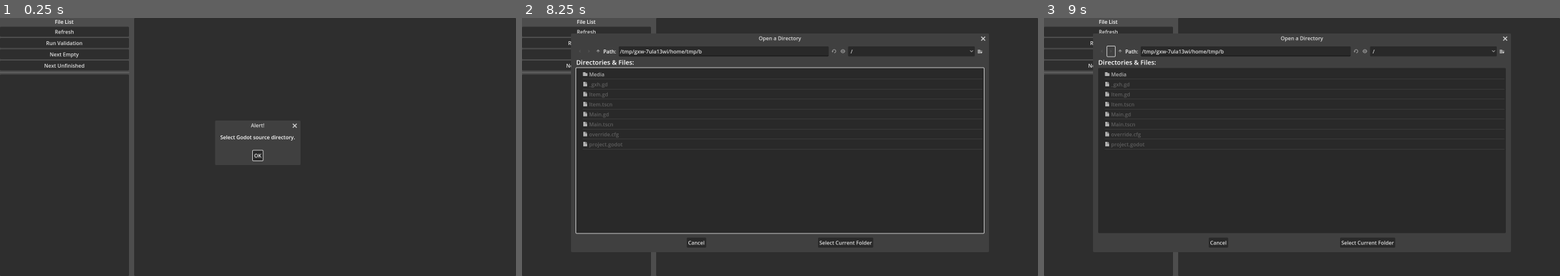
Above: before the commit, frames 1-3 (left to right).
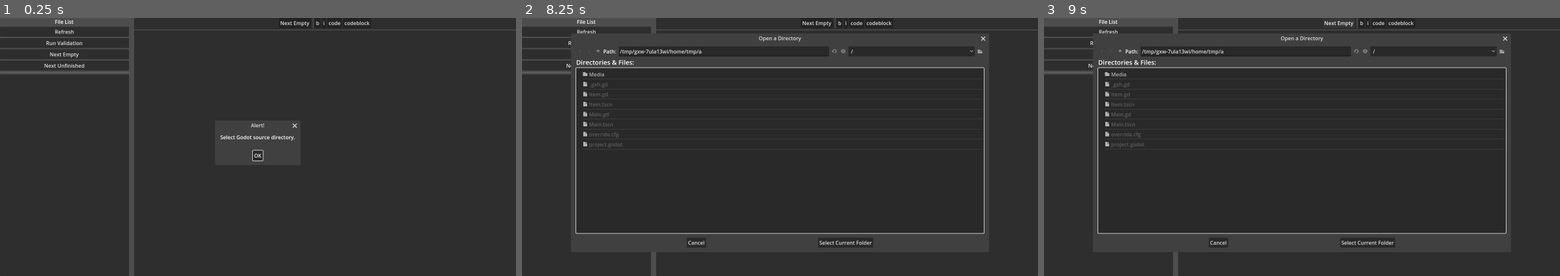
Above: after the commit, the same moments.

Repository: KoBeWi/Godot-Documentation-Editor
Game: Godot game, scene res://Main.tscn
Same seed, same stepped clock (60 frames per second), same inputs: the game is played once before the commit and once after it.
Inputs (mouse positions are in pixels of both pictures, inside the frame that each line leads up to):
- Up to frame 1 (0.25 s): no input
- Up to frame 2 (8.25 s): click "Refresh" at 0.5 s; click "Run Validation" at 1.25 s; click "Next Empty" (after the commit: "b") at 2 s; click "Next Unfinished" (after the commit: "i") at 2.75 s; click "Run Validation" (after the commit: "code") at 3.5 s; click (878, 23) at 4.25 s, where only the run after the commit has a clickable "codeblock"; click "Next Empty" at 5 s; click "Next Empty" at 5.75 s; click "Next Unfinished" at 6.5 s; click "Next Unfinished" at 7.25 s; click "OK" at 8 s
- Up to frame 3 (9 s): click "Next Empty" at 8.75 s

The runs differ from the first frame. In frame 1, 0.3% of the frame differs, in the area x 26-100%, y 0-5%; in frame 2, 0.3%; in frame 3, 1.3%, in the area x 10-100%, y 0-84%.

Commit message:
Move toolbar out of scroll

Diff:
--- a/Main.tscn
+++ b/Main.tscn
@@ -76,19 +76,79 @@
 offset_bottom = 800.0
 size_flags_horizontal = 3
 
-[node name="Contentainer" type="ScrollContainer" parent="PanelContainer"]
-unique_name_in_owner = true
+[node name="VBoxContainer" type="VBoxContainer" parent="PanelContainer"]
 layout_mode = 2
 offset_right = 1184.0
 offset_bottom = 800.0
+
+[node name="HBoxContainer" type="HBoxContainer" parent="PanelContainer/VBoxContainer"]
+layout_mode = 2
+offset_right = 1184.0
+offset_bottom = 31.0
+alignment = 1
+
+[node name="Button" type="Button" parent="PanelContainer/VBoxContainer/HBoxContainer"]
+layout_mode = 2
+offset_left = 449.0
+offset_right = 548.0
+offset_bottom = 31.0
+text = "Next Empty"
+
+[node name="VSeparator" type="VSeparator" parent="PanelContainer/VBoxContainer/HBoxContainer"]
+layout_mode = 2
+offset_left = 552.0
+offset_right = 556.0
+offset_bottom = 31.0
+
+[node name="Button2" type="Button" parent="PanelContainer/VBoxContainer/HBoxContainer"]
+layout_mode = 2
+offset_left = 560.0
+offset_right = 578.0
+offset_bottom = 31.0
+text = "b"
+
+[node name="Button3" type="Button" parent="PanelContainer/VBoxContainer/HBoxContainer"]
+layout_mode = 2
+offset_left = 582.0
+offset_right = 595.0
+offset_bottom = 31.0
+text = "i"
+
+[node name="Button4" type="Button" parent="PanelContainer/VBoxContainer/HBoxContainer"]
+layout_mode = 2
+offset_left = 599.0
+offset_right = 644.0
+offset_bottom = 31.0
+text = "code"
+
+[node name="Button5" type="Button" parent="PanelContainer/VBoxContainer/HBoxContainer"]
+layout_mode = 2
+offset_left = 648.0
+offset_right = 735.0
+offset_bottom = 31.0
+text = "codeblock"
+
+[node name="HSeparator" type="HSeparator" parent="PanelContainer/VBoxContainer"]
+layout_mode = 2
+offset_top = 35.0
+offset_right = 1184.0
+offset_bottom = 39.0
+
+[node name="Contentainer" type="ScrollContainer" parent="PanelContainer/VBoxContainer"]
+unique_name_in_owner = true
+layout_mode = 2
+offset_top = 43.0
+offset_right = 1184.0
+offset_bottom = 800.0
 size_flags_horizontal = 3
+size_flags_vertical = 3
 follow_focus = true
 vertical_scroll_mode = 2
 
-[node name="MarginContainer" type="MarginContainer" parent="PanelContainer/Contentainer"]
+[node name="MarginContainer" type="MarginContainer" parent="PanelContainer/VBoxContainer/Contentainer"]
 layout_mode = 2
 offset_right = 1176.0
-offset_bottom = 800.0
+offset_bottom = 757.0
 size_flags_horizontal = 3
 size_flags_vertical = 3
 theme_override_constants/margin_left = 4
@@ -96,15 +156,15 @@
 theme_override_constants/margin_right = 4
 theme_override_constants/margin_bottom = 4
 
-[node name="VBoxContainer" type="VBoxContainer" parent="PanelContainer/Contentainer/MarginContainer"]
+[node name="VBoxContainer" type="VBoxContainer" parent="PanelContainer/VBoxContainer/Contentainer/MarginContainer"]
 layout_mode = 2
 offset_left = 4.0
 offset_top = 4.0
 offset_right = 1172.0
-offset_bottom = 796.0
+offset_bottom = 753.0
 size_flags_horizontal = 3
 
-[node name="Title" type="Label" parent="PanelContainer/Contentainer/MarginContainer/VBoxContainer"]
+[node name="Title" type="Label" parent="PanelContainer/VBoxContainer/Contentainer/MarginContainer/VBoxContainer"]
 unique_name_in_owner = true
 layout_mode = 2
 offset_right = 1168.0
@@ -113,7 +173,7 @@
 text = "Class Name"
 horizontal_alignment = 1
 
-[node name="Label2" type="Label" parent="PanelContainer/Contentainer/MarginContainer/VBoxContainer"]
+[node name="Label2" type="Label" parent="PanelContainer/VBoxContainer/Contentainer/MarginContainer/VBoxContainer"]
 layout_mode = 2
 offset_top = 49.0
 offset_right = 1168.0
@@ -122,14 +182,14 @@
 text = "Brief Description"
 horizontal_alignment = 1
 
-[node name="BriefDescription" parent="PanelContainer/Contentainer/MarginContainer/VBoxContainer" instance=ExtResource("2_qkmer")]
+[node name="BriefDescription" parent="PanelContainer/VBoxContainer/Contentainer/MarginContainer/VBoxContainer" instance=ExtResource("2_qkmer")]
 unique_name_in_owner = true
 layout_mode = 2
 offset_top = 90.0
 offset_right = 1168.0
 offset_bottom = 152.0
 
-[node name="Label3" type="Label" parent="PanelContainer/Contentainer/MarginContainer/VBoxContainer"]
+[node name="Label3" type="Label" parent="PanelContainer/VBoxContainer/Contentainer/MarginContainer/VBoxContainer"]
 layout_mode = 2
 offset_top = 156.0
 offset_right = 1168.0
@@ -138,14 +198,14 @@
 text = "Description"
 horizontal_alignment = 1
 
-[node name="Description" parent="PanelContainer/Contentainer/MarginContainer/VBoxContainer" instance=ExtResource("2_qkmer")]
+[node name="Description" parent="PanelContainer/VBoxContainer/Contentainer/MarginContainer/VBoxContainer" instance=ExtResource("2_qkmer")]
 unique_name_in_owner = true
 layout_mode = 2
 offset_top = 197.0
 offset_right = 1168.0
 offset_bottom = 259.0
 
-[node name="Label4" type="Label" parent="PanelContainer/Contentainer/MarginContainer/VBoxContainer"]
+[node name="Label4" type="Label" parent="PanelContainer/VBoxContainer/Contentainer/MarginContainer/VBoxContainer"]
 layout_mode = 2
 offset_top = 263.0
 offset_right = 1168.0
@@ -154,202 +214,154 @@
 text = "Tutorials"
 horizontal_alignment = 1
 
-[node name="Tutorials" type="VBoxContainer" parent="PanelContainer/Contentainer/MarginContainer/VBoxContainer"]
+[node name="Tutorials" type="VBoxContainer" parent="PanelContainer/VBoxContainer/Contentainer/MarginContainer/VBoxContainer"]
 unique_name_in_owner = true
 layout_mode = 2
 offset_top = 304.0
 offset_right = 1168.0
 offset_bottom = 304.0
 
-[node name="HSeparator" type="HSeparator" parent="PanelContainer/Contentainer/MarginContainer/VBoxContainer"]
+[node name="HSeparator" type="HSeparator" parent="PanelContainer/VBoxContainer/Contentainer/MarginContainer/VBoxContainer"]
 layout_mode = 2
 offset_top = 308.0
 offset_right = 1168.0
 offset_bottom = 312.0
 
-[node name="HBoxContainer" type="HBoxContainer" parent="PanelContainer/Contentainer/MarginContainer/VBoxContainer"]
-layout_mode = 2
+[node name="Control" type="Control" parent="PanelContainer/VBoxContainer/Contentainer/MarginContainer/VBoxContainer"]
+custom_minimum_size = Vector2i(0, 20)
+layout_mode = 2
+anchors_preset = 0
 offset_top = 316.0
 offset_right = 1168.0
-offset_bottom = 347.0
-alignment = 1
-
-[node name="Button" type="Button" parent="PanelContainer/Contentainer/MarginContainer/VBoxContainer/HBoxContainer"]
-layout_mode = 2
-offset_left = 441.0
-offset_right = 540.0
-offset_bottom = 31.0
-text = "Next Empty"
-
-[node name="VSeparator" type="VSeparator" parent="PanelContainer/Contentainer/MarginContainer/VBoxContainer/HBoxContainer"]
-layout_mode = 2
-offset_left = 544.0
-offset_right = 548.0
-offset_bottom = 31.0
-
-[node name="Button2" type="Button" parent="PanelContainer/Contentainer/MarginContainer/VBoxContainer/HBoxContainer"]
-layout_mode = 2
-offset_left = 552.0
-offset_right = 570.0
-offset_bottom = 31.0
-text = "b"
-
-[node name="Button3" type="Button" parent="PanelContainer/Contentainer/MarginContainer/VBoxContainer/HBoxContainer"]
-layout_mode = 2
-offset_left = 574.0
-offset_right = 587.0
-offset_bottom = 31.0
-text = "i"
-
-[node name="Button4" type="Button" parent="PanelContainer/Contentainer/MarginContainer/VBoxContainer/HBoxContainer"]
-layout_mode = 2
-offset_left = 591.0
-offset_right = 636.0
-offset_bottom = 31.0
-text = "code"
-
-[node name="Button5" type="Button" parent="PanelContainer/Contentainer/MarginContainer/VBoxContainer/HBoxContainer"]
-layout_mode = 2
-offset_left = 640.0
-offset_right = 727.0
-offset_bottom = 31.0
-text = "codeblock"
-
-[node name="Control" type="Control" parent="PanelContainer/Contentainer/MarginContainer/VBoxContainer"]
-custom_minimum_size = Vector2i(0, 20)
-layout_mode = 2
-anchors_preset = 0
-offset_top = 351.0
-offset_right = 1168.0
-offset_bottom = 371.0
-
-[node name="Label11" type="Label" parent="PanelContainer/Contentainer/MarginContainer/VBoxContainer"]
-layout_mode = 2
-offset_top = 375.0
-offset_right = 1168.0
-offset_bottom = 412.0
+offset_bottom = 336.0
+
+[node name="Label11" type="Label" parent="PanelContainer/VBoxContainer/Contentainer/MarginContainer/VBoxContainer"]
+layout_mode = 2
+offset_top = 340.0
+offset_right = 1168.0
+offset_bottom = 377.0
 theme_override_font_sizes/font_size = 24
 text = "Constructors"
 horizontal_alignment = 1
 
-[node name="Constructors" type="VBoxContainer" parent="PanelContainer/Contentainer/MarginContainer/VBoxContainer"]
-unique_name_in_owner = true
-layout_mode = 2
-offset_top = 416.0
-offset_right = 1168.0
-offset_bottom = 416.0
-
-[node name="Label10" type="Label" parent="PanelContainer/Contentainer/MarginContainer/VBoxContainer"]
-layout_mode = 2
-offset_top = 420.0
-offset_right = 1168.0
-offset_bottom = 457.0
+[node name="Constructors" type="VBoxContainer" parent="PanelContainer/VBoxContainer/Contentainer/MarginContainer/VBoxContainer"]
+unique_name_in_owner = true
+layout_mode = 2
+offset_top = 381.0
+offset_right = 1168.0
+offset_bottom = 381.0
+
+[node name="Label10" type="Label" parent="PanelContainer/VBoxContainer/Contentainer/MarginContainer/VBoxContainer"]
+layout_mode = 2
+offset_top = 385.0
+offset_right = 1168.0
+offset_bottom = 422.0
 theme_override_font_sizes/font_size = 24
 text = "Operators"
 horizontal_alignment = 1
 
-[node name="Operators" type="VBoxContainer" parent="PanelContainer/Contentainer/MarginContainer/VBoxContainer"]
-unique_name_in_owner = true
-layout_mode = 2
-offset_top = 461.0
-offset_right = 1168.0
-offset_bottom = 461.0
-
-[node name="Label9" type="Label" parent="PanelContainer/Contentainer/MarginContainer/VBoxContainer"]
-layout_mode = 2
-offset_top = 465.0
-offset_right = 1168.0
-offset_bottom = 502.0
+[node name="Operators" type="VBoxContainer" parent="PanelContainer/VBoxContainer/Contentainer/MarginContainer/VBoxContainer"]
+unique_name_in_owner = true
+layout_mode = 2
+offset_top = 426.0
+offset_right = 1168.0
+offset_bottom = 426.0
+
+[node name="Label9" type="Label" parent="PanelContainer/VBoxContainer/Contentainer/MarginContainer/VBoxContainer"]
+layout_mode = 2
+offset_top = 430.0
+offset_right = 1168.0
+offset_bottom = 467.0
 theme_override_font_sizes/font_size = 24
 text = "Methods"
 horizontal_alignment = 1
 
-[node name="Methods" type="VBoxContainer" parent="PanelContainer/Contentainer/MarginContainer/VBoxContainer"]
-unique_name_in_owner = true
-layout_mode = 2
-offset_top = 506.0
-offset_right = 1168.0
-offset_bottom = 506.0
-
-[node name="Label5" type="Label" parent="PanelContainer/Contentainer/MarginContainer/VBoxContainer"]
-layout_mode = 2
-offset_top = 510.0
-offset_right = 1168.0
-offset_bottom = 547.0
+[node name="Methods" type="VBoxContainer" parent="PanelContainer/VBoxContainer/Contentainer/MarginContainer/VBoxContainer"]
+unique_name_in_owner = true
+layout_mode = 2
+offset_top = 471.0
+offset_right = 1168.0
+offset_bottom = 471.0
+
+[node name="Label5" type="Label" parent="PanelContainer/VBoxContainer/Contentainer/MarginContainer/VBoxContainer"]
+layout_mode = 2
+offset_top = 475.0
+offset_right = 1168.0
+offset_bottom = 512.0
 theme_override_font_sizes/font_size = 24
 text = "Members"
 horizontal_alignment = 1
 
-[node name="Members" type="VBoxContainer" parent="PanelContainer/Contentainer/MarginContainer/VBoxContainer"]
-unique_name_in_owner = true
-layout_mode = 2
-offset_top = 551.0
-offset_right = 1168.0
-offset_bottom = 551.0
-
-[node name="Label7" type="Label" parent="PanelContainer/Contentainer/MarginContainer/VBoxContainer"]
-layout_mode = 2
-offset_top = 555.0
-offset_right = 1168.0
-offset_bottom = 592.0
+[node name="Members" type="VBoxContainer" parent="PanelContainer/VBoxContainer/Contentainer/MarginContainer/VBoxContainer"]
+unique_name_in_owner = true
+layout_mode = 2
+offset_top = 516.0
+offset_right = 1168.0
+offset_bottom = 516.0
+
+[node name="Label7" type="Label" parent="PanelContainer/VBoxContainer/Contentainer/MarginContainer/VBoxContainer"]
+layout_mode = 2
+offset_top = 520.0
+offset_right = 1168.0
+offset_bottom = 557.0
 theme_override_font_sizes/font_size = 24
 text = "Signals"
 horizontal_alignment = 1
 
-[node name="Signals" type="VBoxContainer" parent="PanelContainer/Contentainer/MarginContainer/VBoxContainer"]
-unique_name_in_owner = true
-layout_mode = 2
-offset_top = 596.0
-offset_right = 1168.0
-offset_bottom = 596.0
-
-[node name="Label6" type="Label" parent="PanelContainer/Contentainer/MarginContainer/VBoxContainer"]
-layout_mode = 2
-offset_top = 600.0
-offset_right = 1168.0
-offset_bottom = 637.0
+[node name="Signals" type="VBoxContainer" parent="PanelContainer/VBoxContainer/Contentainer/MarginContainer/VBoxContainer"]
+unique_name_in_owner = true
+layout_mode = 2
+offset_top = 561.0
+offset_right = 1168.0
+offset_bottom = 561.0
+
+[node name="Label6" type="Label" parent="PanelContainer/VBoxContainer/Contentainer/MarginContainer/VBoxContainer"]
+layout_mode = 2
+offset_top = 565.0
+offset_right = 1168.0
+offset_bottom = 602.0
 theme_override_font_sizes/font_size = 24
 text = "Constants"
 horizontal_alignment = 1
 
-[node name="Constants" type="VBoxContainer" parent="PanelContainer/Contentainer/MarginContainer/VBoxContainer"]
-unique_name_in_owner = true
-layout_mode = 2
-offset_top = 641.0
-offset_right = 1168.0
-offset_bottom = 641.0
-
-[node name="Label8" type="Label" parent="PanelContainer/Contentainer/MarginContainer/VBoxContainer"]
-layout_mode = 2
-offset_top = 645.0
-offset_right = 1168.0
-offset_bottom = 682.0
+[node name="Constants" type="VBoxContainer" parent="PanelContainer/VBoxContainer/Contentainer/MarginContainer/VBoxContainer"]
+unique_name_in_owner = true
+layout_mode = 2
+offset_top = 606.0
+offset_right = 1168.0
+offset_bottom = 606.0
+
+[node name="Label8" type="Label" parent="PanelContainer/VBoxContainer/Contentainer/MarginContainer/VBoxContainer"]
+layout_mode = 2
+offset_top = 610.0
+offset_right = 1168.0
+offset_bottom = 647.0
 theme_override_font_sizes/font_size = 24
 text = "Theme Items"
 horizontal_alignment = 1
 
-[node name="ThemeItems" type="VBoxContainer" parent="PanelContainer/Contentainer/MarginContainer/VBoxContainer"]
-unique_name_in_owner = true
-layout_mode = 2
-offset_top = 686.0
-offset_right = 1168.0
-offset_bottom = 686.0
-
-[node name="Label12" type="Label" parent="PanelContainer/Contentainer/MarginContainer/VBoxContainer"]
-layout_mode = 2
-offset_top = 690.0
-offset_right = 1168.0
-offset_bottom = 727.0
+[node name="ThemeItems" type="VBoxContainer" parent="PanelContainer/VBoxContainer/Contentainer/MarginContainer/VBoxContainer"]
+unique_name_in_owner = true
+layout_mode = 2
+offset_top = 651.0
+offset_right = 1168.0
+offset_bottom = 651.0
+
+[node name="Label12" type="Label" parent="PanelContainer/VBoxContainer/Contentainer/MarginContainer/VBoxContainer"]
+layout_mode = 2
+offset_top = 655.0
+offset_right = 1168.0
+offset_bottom = 692.0
 theme_override_font_sizes/font_size = 24
 text = "Annotations"
 horizontal_alignment = 1
 
-[node name="Annotations" type="VBoxContainer" parent="PanelContainer/Contentainer/MarginContainer/VBoxContainer"]
-unique_name_in_owner = true
-layout_mode = 2
-offset_top = 731.0
-offset_right = 1168.0
-offset_bottom = 731.0
+[node name="Annotations" type="VBoxContainer" parent="PanelContainer/VBoxContainer/Contentainer/MarginContainer/VBoxContainer"]
+unique_name_in_owner = true
+layout_mode = 2
+offset_top = 696.0
+offset_right = 1168.0
+offset_bottom = 696.0
 
 [node name="FileDialog" type="FileDialog" parent="."]
 unique_name_in_owner = true
@@ -370,7 +382,7 @@
 [connection signal="pressed" from="VBoxContainer2/Button" to="." method="refresh_files"]
 [connection signal="pressed" from="VBoxContainer2/Button4" to="." method="validate"]
 [connection signal="item_selected" from="VBoxContainer2/FileTree" to="." method="doc_selected"]
-[connection signal="pressed" from="PanelContainer/Contentainer/MarginContainer/VBoxContainer/HBoxContainer/Button" to="." method="goto_next_empty"]
+[connection signal="pressed" from="PanelContainer/VBoxContainer/HBoxContainer/Button" to="." method="goto_next_empty"]
 [connection signal="dir_selected" from="FileDialog" to="." method="on_dir_selected"]
 [connection signal="visibility_changed" from="AcceptDialog" to="." method="accept_closed"]
 [connection signal="timeout" from="SaveTimer" to="." method="save_current"]
